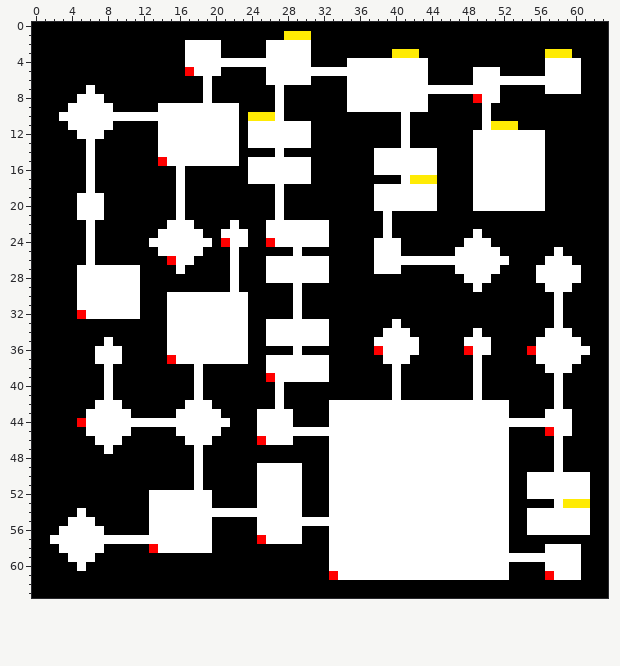
Two versions of one pixel-art sprite, Assets/DungeonAssets/Image/DecoratedMap.png. The picture above is the old version.
The file is 64x64 pixels.
Now the later version:
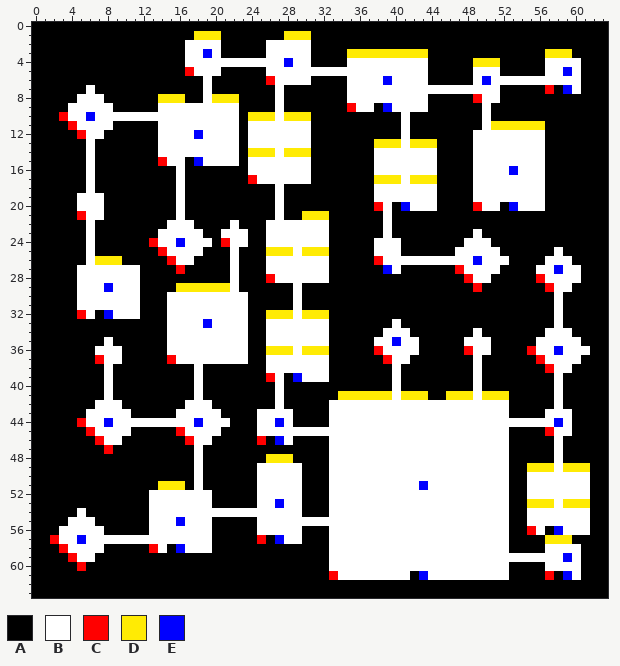
Palette (. is transparent): A #000000  B #ffffff  C #ff0000  D #ffeb04  E #0000ff
Change:
Colour A replaces colour B in row 7 at x 58; in row 9 at x 38; in row 15 at x 17; in row 20 at x 40 and 52; in row 27 at x 38; in row 32 at x 7.
Colour A replaces colour B in row 39 at x 28; in row 46 at x 26; in row 56 at x 57; in row 57 at x 26; in row 58 at x 15; in row 61 at x 42 and 58.
Colour B replaces colour C in row 24 at x 26.
Colour C replaces colour B in row 6 at x 26; in row 7 at x 57; in row 9 at x 35; in row 10 at x 3; in row 11 at x 4; in row 12 at x 5.
Colour C replaces colour B in row 17 at x 24; in row 20 at x 38 and 49; in row 21 at x 5; in row 24 at x 13; in row 25 at x 14; in row 26 at x 38.
Colour C replaces colour B in row 27 at x 16 and 47; in row 28 at x 26, 48 and 56; in row 29 at x 49 and 57; in row 37 at x 7, 39 and 56; in row 38 at x 57; in row 45 at x 6 and 16.
Colour C replaces colour B in row 46 at x 7 and 17; in row 47 at x 8; in row 56 at x 55; in row 57 at x 2; in row 58 at x 3; in row 59 at x 4.
Colour C replaces colour B in row 60 at x 5.
Colour D replaces colour A in row 1 at x 18 to 20; in row 3 at x 35 to 39 and 43; in row 4 at x 49 to 51; in row 8 at x 14 to 16 and 20 to 22; in row 10 at x 28 to 30; in row 11 at x 54 to 56.
Colour D replaces colour A in row 13 at x 38 to 40 and 42 to 44; in row 14 at x 24 to 26 and 28 to 30; in row 17 at x 38 to 40; in row 21 at x 30 to 32; in row 25 at x 26 to 28 and 30 to 32; in row 26 at x 7 to 9.
Colour D replaces colour A in row 29 at x 16 to 21; in row 32 at x 26 to 28 and 30 to 32; in row 36 at x 26 to 28 and 30 to 32; in row 41 at x 34 to 39, 41 to 43, 46 to 48 and 50 to 52; in row 48 at x 26 to 28; in row 49 at x 55 to 57 and 59 to 61.
Colour D replaces colour A in row 51 at x 14 to 16; in row 53 at x 55 to 57; in row 57 at x 57 to 59.
Colour E replaces colour B in row 3 at x 19; in row 4 at x 28; in row 5 at x 59; in row 6 at x 39 and 50; in row 7 at x 59; in row 9 at x 39.
Colour E replaces colour B in row 10 at x 6; in row 12 at x 18; in row 15 at x 18; in row 16 at x 53; in row 20 at x 41 and 53; in row 24 at x 16.
Colour E replaces colour B in row 26 at x 49; in row 27 at x 39 and 58; in row 29 at x 8; in row 32 at x 8; in row 33 at x 19; in row 35 at x 40.
Colour E replaces colour B in row 36 at x 58; in row 39 at x 29; in row 44 at x 8, 18, 27 and 58; in row 46 at x 27; in row 51 at x 43; in row 53 at x 27.
Colour E replaces colour B in row 55 at x 16; in row 56 at x 58; in row 57 at x 5 and 27; in row 58 at x 16; in row 59 at x 59; in row 61 at x 43 and 59.
